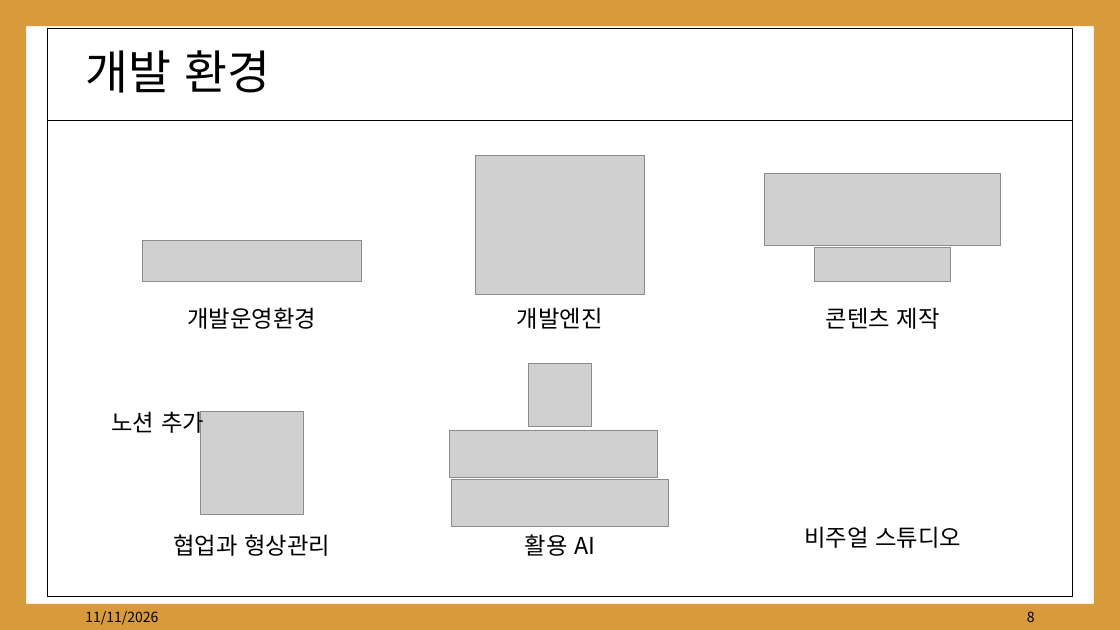
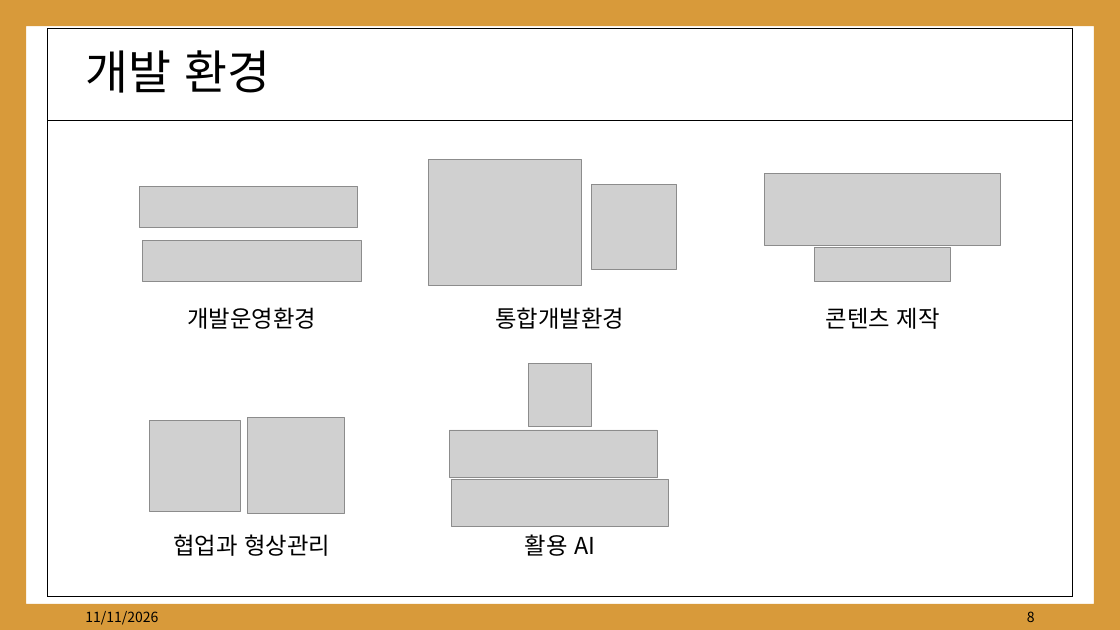
Before and after one commit to kwakyerin/2026_Graduation_Project, a slide deck: slide 8 of documents/HyunahKwon/01_works/01_designing/03_for_pt_professor/3차_배트와달트_정식제안서.pptx. Drawn at 1120x630 pixels with LibreOffice and Linux fonts; fonts in the diff are those of the drawing; grey boxes stand for pictures. Boxes give left, top, right and bottom in pixels: in the first picture for what was removed or moved away, otherwise in the second. Text is boxed around its words. In the diff, an @@ line names an element or a change of style, - is before the commit and + after.

```diff
--- a/documents/HyunahKwon/01_works/01_designing/03_for_pt_professor/3차_배트와달트_정식제안서.pptx
+++ b/documents/HyunahKwon/01_works/01_designing/03_for_pt_professor/3차_배트와달트_정식제안서.pptx
@@ picture: place and size @@
-picture at [476,156,644,294]
+picture at [429,160,582,286]
@@ picture added at [139,187,358,228] @@
@@ picture added at [592,184,677,269] @@
@@ text at [495,307,624,329]: text changed @@
-개발엔진
+통합개발환경
@@ text removed at [112,411,204,438] @@
-노션 추가
@@ picture: place and size @@
-picture at [201,412,303,514]
+picture at [248,418,344,514]
@@ picture added at [150,420,240,511] @@
@@ text removed at [804,526,961,548] @@
-비주얼 스튜디오
```
Also in this commit, not shown: 2 other slides changed, 3 other files.
